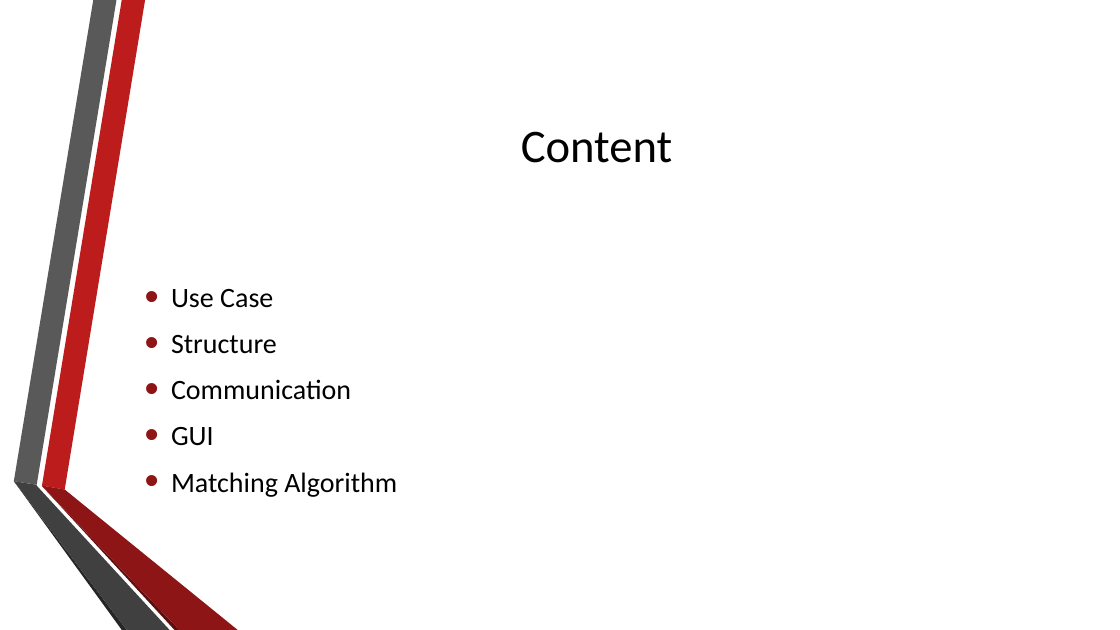
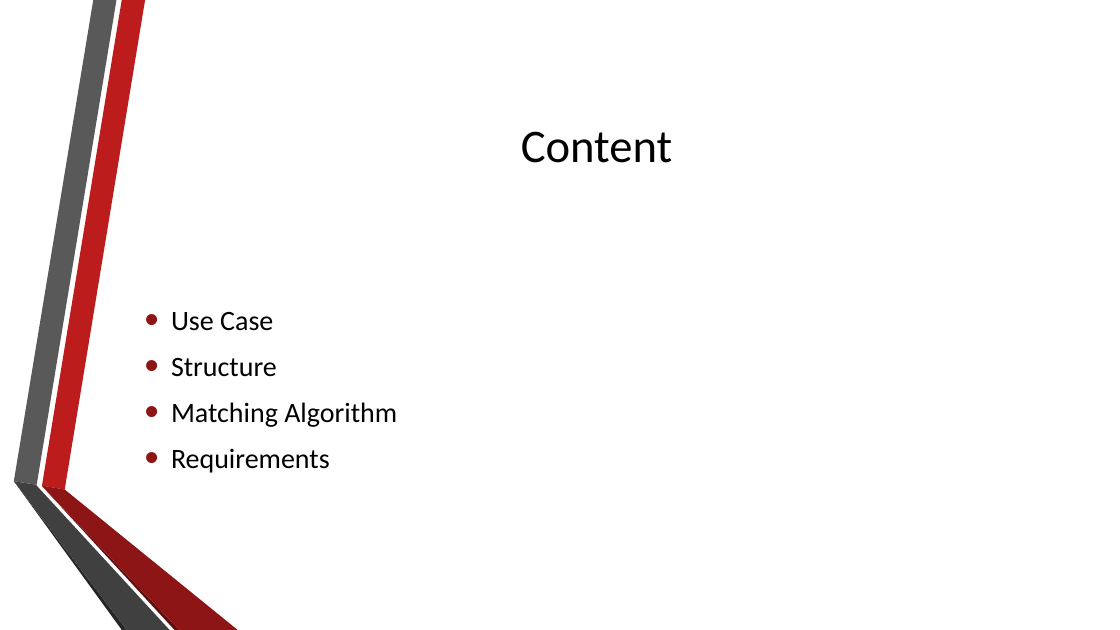
Before and after one commit to agoscinski/FinanceServiceComputing, a slide deck: slide 2 of presentations/ExchangeSimulator2.pptx. Drawn at 1120x630 pixels with LibreOffice and Linux fonts; fonts in the diff are those of the drawing; background and template pictures are left out. Boxes give left, top, right and bottom in pixels: in the first picture for what was removed or moved away, otherwise in the second. Text is boxed around its words. In the diff, an @@ line names an element or a change of style, - is before the commit and + after.

Commit message:
presentation

```diff
--- a/presentations/ExchangeSimulator2.pptx
+++ b/presentations/ExchangeSimulator2.pptx
@@ text at (171, 379, 351, 446): paragraphs removed @@
-• Communication
-• GUI
@@ text at (171, 449, 330, 473): paragraph added @@
+• Requirements
```
Also in this commit, not shown: 1 other slide changed, 9 slides removed.
